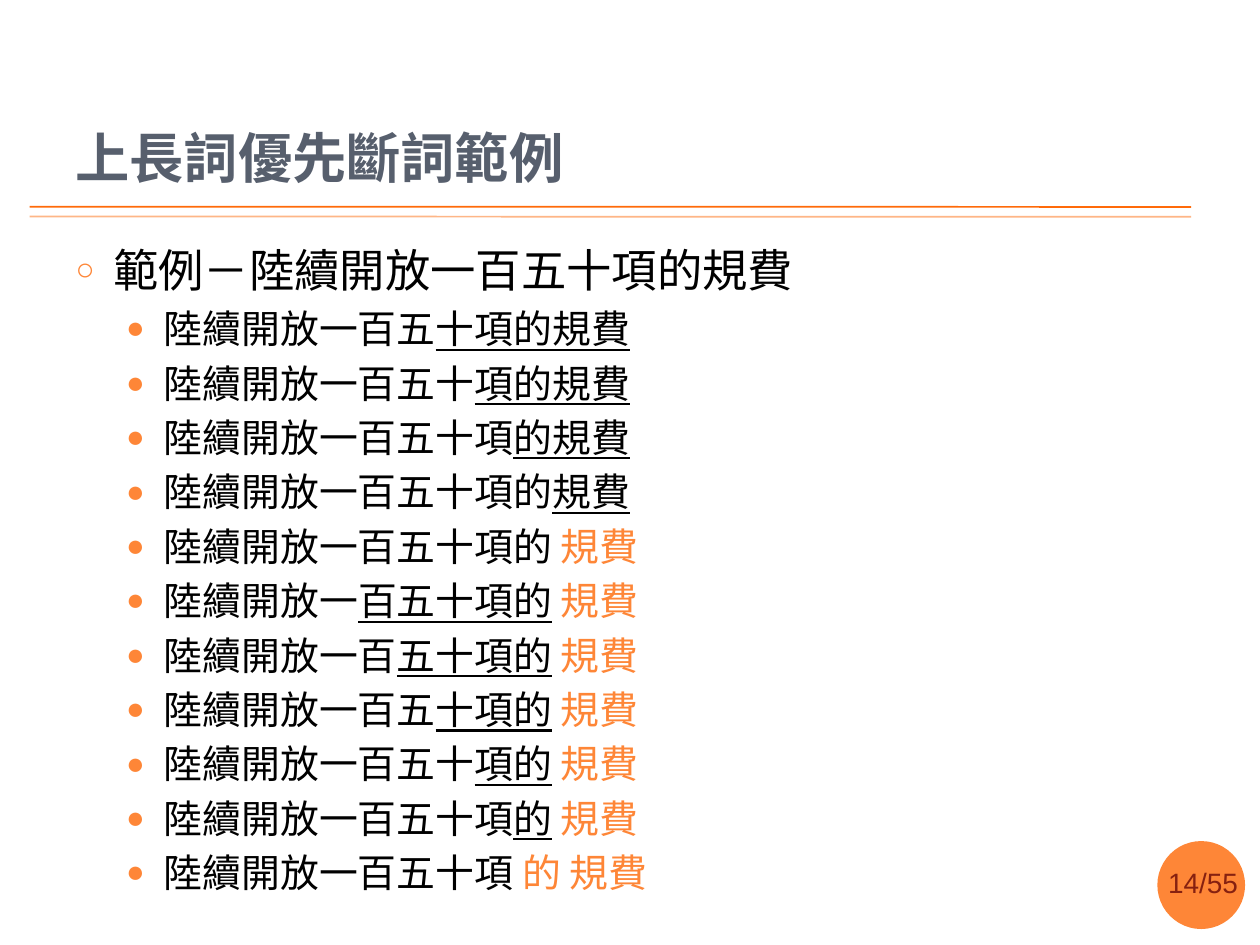
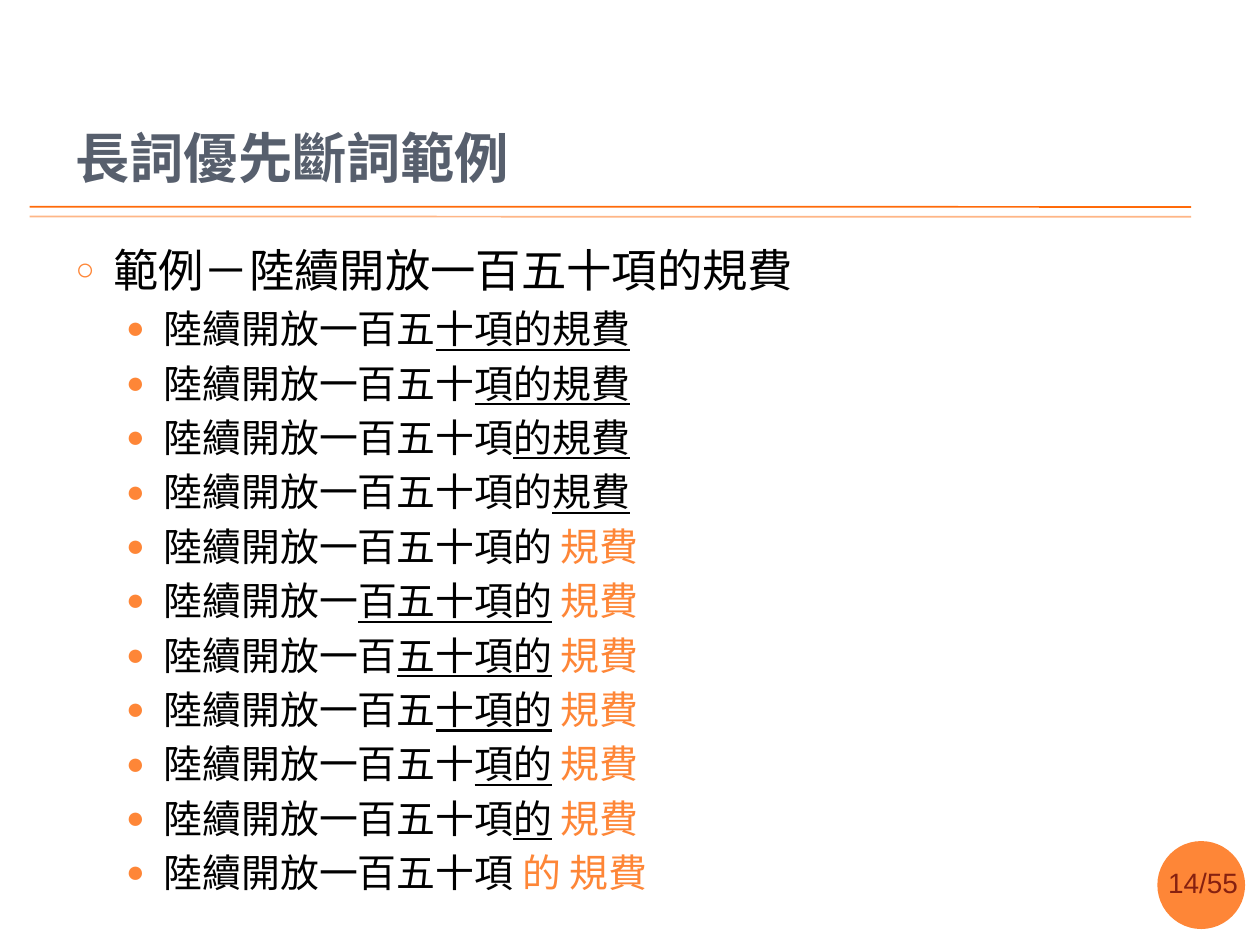
Before and after one commit to sih4sing5hong5/po3-ko3_tau5-iann2-phinn3, a slide deck: slide 14 of 翻譯報告.pptx. Drawn at 1260x945 pixels with LibreOffice and Linux fonts; fonts in the diff are those of the drawing; background and template pictures are left out. Boxes give left, top, right and bottom in pixels: in the first picture for what was removed or moved away, otherwise in the second. Text is boxed around its words. In the diff, an @@ line names an element or a change of style, - is before the commit and + after.

Commit message:
照張智星老師的建議共「上長詞優先」改做「長詞優先」 丞宏

```diff
--- a/翻譯報告.pptx
+++ b/翻譯報告.pptx
@@ title at (75, 131, 509, 183): text changed @@
-上長詞優先斷詞範例
+長詞優先斷詞範例
```
Also in this commit, not shown: 4 other slides changed.
